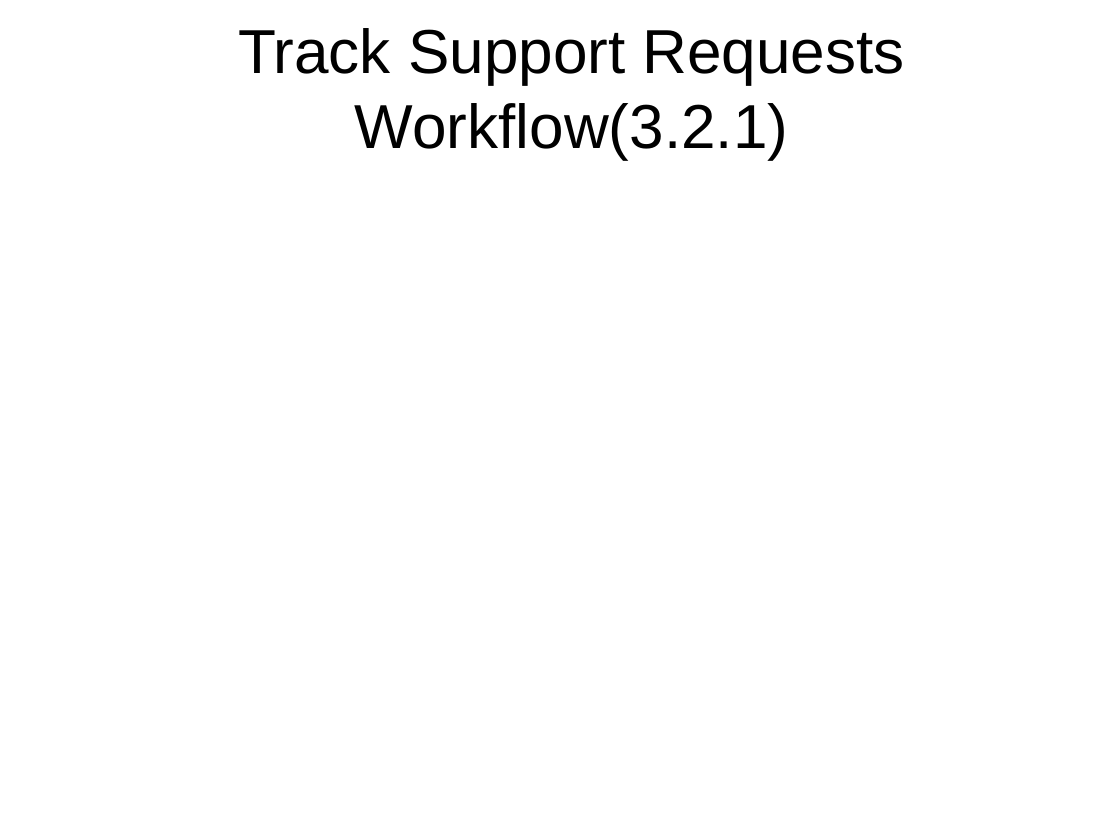
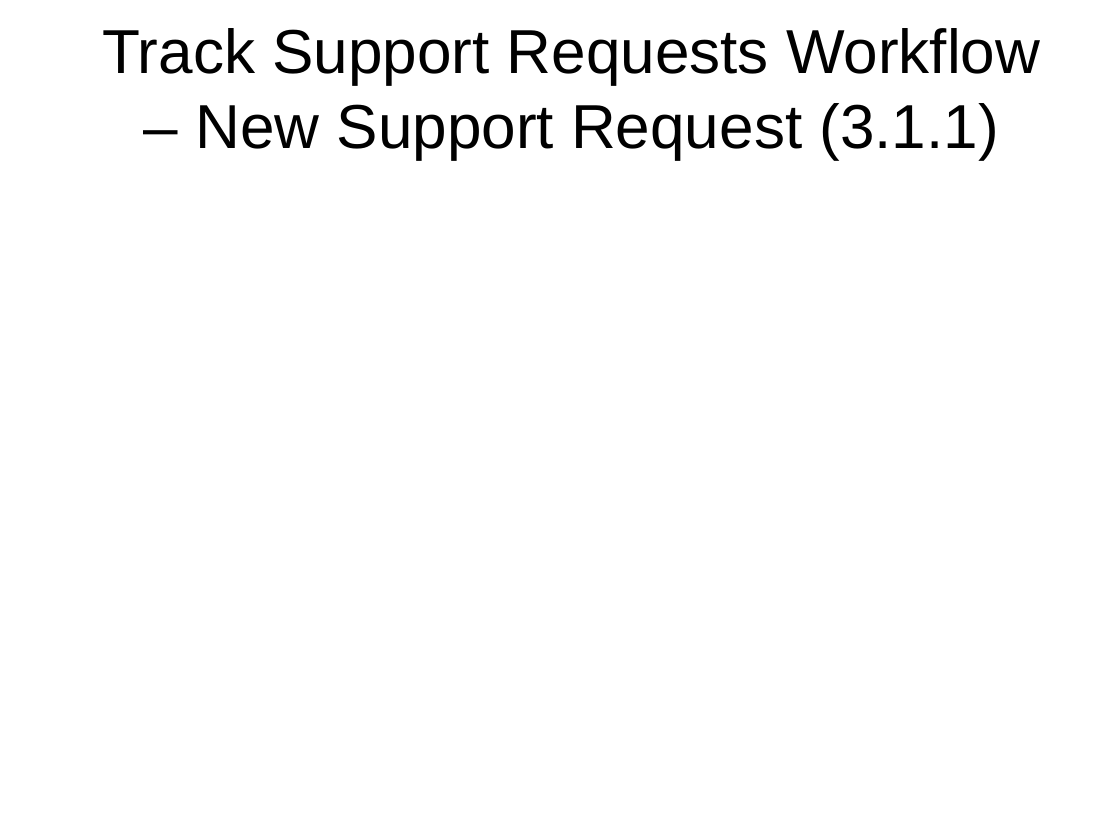
Before and after one commit to monkeysh1ne/TMNZ_Stuff, a slide deck: slide 9 of Workflows BP Models.odp. Drawn at 1120x840 pixels with LibreOffice and Linux fonts; fonts in the diff are those of the drawing. Boxes give left, top, right and bottom in pixels: in the first picture for what was removed or moved away, otherwise in the second. Text is boxed around its words. In the diff, an @@ line names an element or a change of style, - is before the commit and + after.

Commit message:
Request Tracking SYstem Shopping List - started

```diff
--- a/Workflows BP Models.odp
+++ b/Workflows BP Models.odp
@@ title at [102,28,1040,159]: text changed @@
-Track Support Requests Workflow(3.2.1)
+Track Support Requests Workflow – New Support Request (3.1.1)
```
Also in this commit, not shown: 4 other slides changed, 2 slides added, 1 slide removed, 1 other file.
